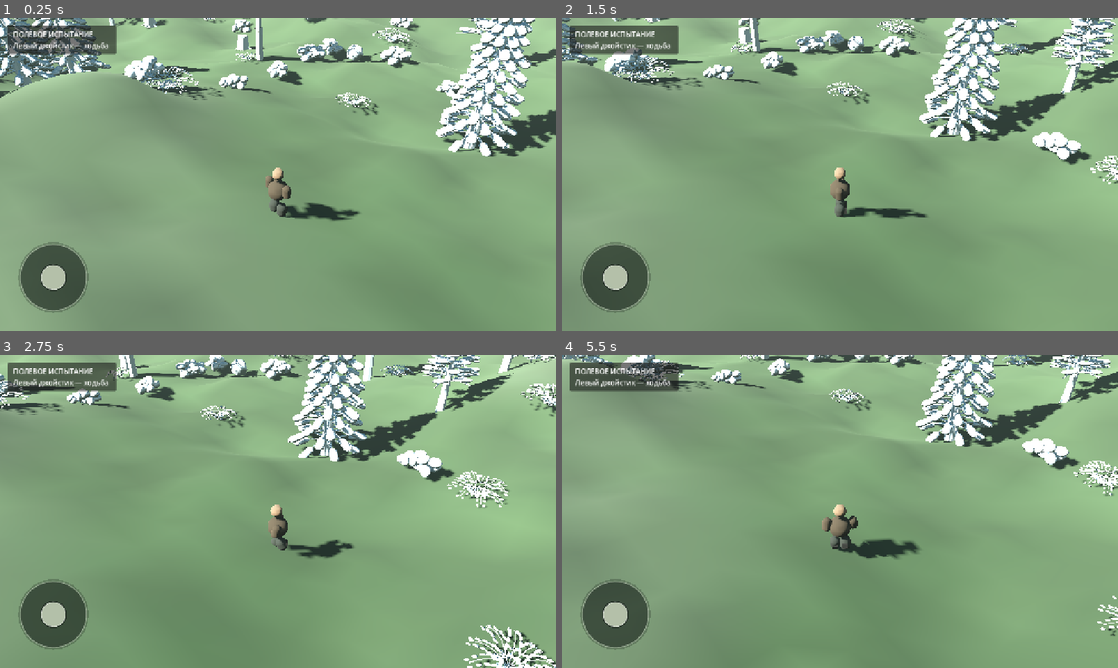
Above: before the commit, frames 1-4 (two rows, left to right).
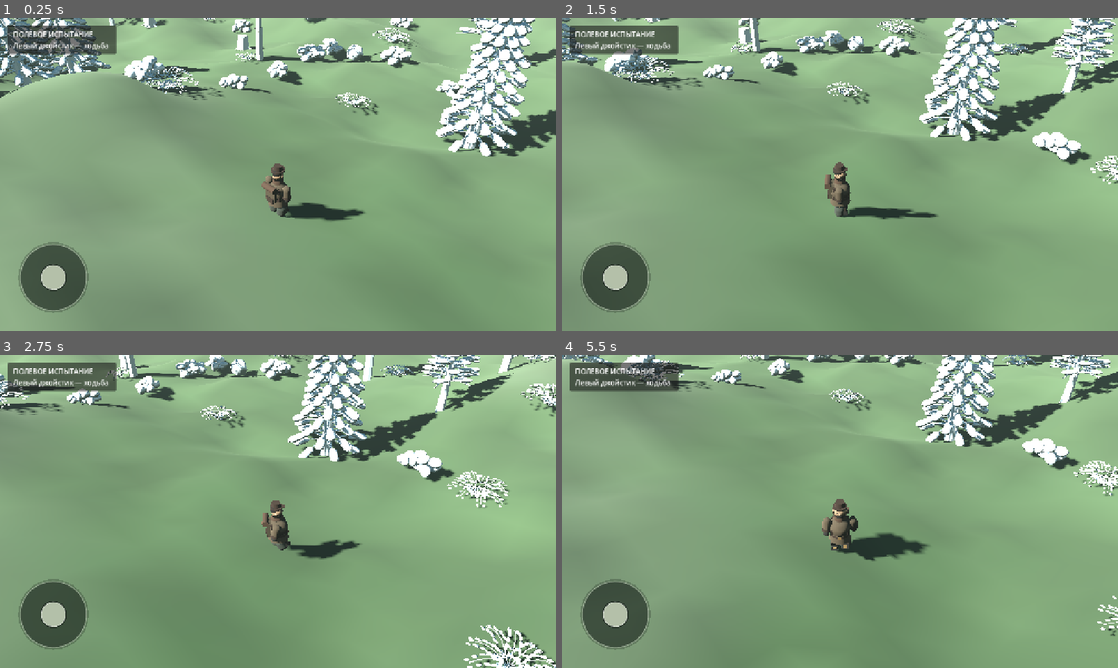
Above: after the commit, the same moments.

Repository: Masuku4129/Game
Game: Godot game, scene res://scenes/main.tscn
Same seed, same stepped clock (60 frames per second), same inputs: the game is played once before the commit and once after it.
Inputs (mouse positions are in pixels of both pictures, inside the frame that each line leads up to):
- Up to frame 1 (0.25 s): no input
- Up to frame 2 (1.5 s): move the mouse to (962, 158) at 0.52 s; hold Right (ui_right) 0.53-1.25 s; click (962, 158) at 0.67 s; drag from (728, 190) to (812, 237) at 1.27 s
- Up to frame 3 (2.75 s): move the mouse to (333, 442) at 2.02 s; hold Right (ui_right) from 2.03 s (still down)
- Up to frame 4 (5.5 s): release Right (ui_right) at 2.75 s; drag from (812, 574) to (673, 464) at 2.77 s; move the mouse to (1006, 558) at 3.52 s; hold Left (ui_left) 3.53-4.25 s; drag from (673, 464) to (756, 433) at 4.27 s; move the mouse to (867, 511) at 5.02 s; hold Down (ui_down) from 5.03 s (still down); click (867, 511) at 5.17 s

The runs differ from the first frame. In frame 1, 0.5% of the frame differs, in the area x 47-66%, y 46-65%; in frame 2, 0.4%; in frame 3, 0.4%; in frame 4, 0.6%, in the area x 46-66%, y 46-66%.

Commit message:
Build detailed seasonal 19th-century explorer character rig

Diff:
--- a/scripts/animation/procedural_humanoid.gd
+++ b/scripts/animation/procedural_humanoid.gd
@@ -1,7 +1,5 @@
 extends Node3D
-## Lightweight procedural humanoid gait prototype.
-## This is an articulated mesh rig, deliberately kept asset-free for CI testing.
-## It can later be replaced by a retargeted Skeleton3D without changing the player API.
+## Articulated 19th-century field explorer with layered clothing and seasonal gear.
 
 const LIMB_SWING := 0.62
 const STEP_LIFT := 0.16
@@ -11,17 +9,48 @@
 var gait_weight := 0.0
 var target_speed := 0.0
 var target_slope := 0.0
-
 var torso: Node3D
 var head: Node3D
 var left_arm: Node3D
 var right_arm: Node3D
 var left_leg: Node3D
 var right_leg: Node3D
+var clothing: StandardMaterial3D
+var trousers: StandardMaterial3D
+var scarf: StandardMaterial3D
+var scarf_mesh: MeshInstance3D
+var fur_collar: MeshInstance3D
 
 
 func _ready() -> void:
+	set_process(true)
 	_build_rig()
+
+
+func set_season(season: String) -> void:
+	if clothing == null:
+		return
+	match season:
+		"spring":
+			clothing.albedo_color = Color(0.34, 0.29, 0.21)
+			trousers.albedo_color = Color(0.25, 0.25, 0.21)
+			scarf_mesh.visible = false
+			fur_collar.visible = false
+		"summer":
+			clothing.albedo_color = Color(0.43, 0.37, 0.27)
+			trousers.albedo_color = Color(0.31, 0.30, 0.24)
+			scarf_mesh.visible = false
+			fur_collar.visible = false
+		"autumn":
+			clothing.albedo_color = Color(0.29, 0.23, 0.17)
+			trousers.albedo_color = Color(0.22, 0.22, 0.19)
+			scarf_mesh.visible = true
+			fur_collar.visible = false
+		"winter":
+			clothing.albedo_color = Color(0.22, 0.23, 0.22)
+			trousers.albedo_color = Color(0.19, 0.20, 0.19)
+			scarf_mesh.visible = true
+			fur_collar.visible = true
 
 
 func set_motion(horizontal_speed: float, slope: float) -> void:
@@ -33,14 +62,12 @@
 	gait_weight = move_toward(gait_weight, target_speed, delta * 5.0)
 	if gait_weight > 0.01:
 		phase = fposmod(phase + delta * lerpf(2.0, 9.0, gait_weight), TAU)
-
 	var stride := sin(phase)
 	var counter_stride := sin(phase + PI)
 	var lift_left := maxf(0.0, cos(phase))
 	var lift_right := maxf(0.0, cos(phase + PI))
 	var swing := LIMB_SWING * gait_weight
 	var breath := sin(Time.get_ticks_msec() * 0.0018) * IDLE_BREATH
-
 	torso.position.y = breath + absf(stride) * 0.035 * gait_weight
 	torso.rotation.x = -target_slope * 0.18 * gait_weight
 	head.rotation.x = -torso.rotation.x * 0.45
@@ -55,73 +82,139 @@
 
 
 func _build_rig() -> void:
-	var clothing := _material(Color(0.31, 0.25, 0.18))
-	var trousers := _material(Color(0.22, 0.23, 0.19))
+	clothing = _material(Color(0.31, 0.25, 0.18))
+	trousers = _material(Color(0.22, 0.23, 0.19))
 	var skin := _material(Color(0.63, 0.48, 0.36))
 	var boots := _material(Color(0.12, 0.10, 0.08))
+	var leather := _material(Color(0.19, 0.12, 0.075))
+	var brass := _material(Color(0.52, 0.39, 0.22))
+	scarf = _material(Color(0.29, 0.20, 0.14))
+	var hair := _material(Color(0.095, 0.065, 0.045))
+	var pack := _material(Color(0.27, 0.22, 0.15))
+	var dark := _material(Color(0.055, 0.045, 0.035))
 
 	torso = Node3D.new()
 	torso.name = "Torso"
 	add_child(torso)
-	_add_capsule(torso, Vector3(0.0, 0.08, 0.0), Vector3(0.34, 0.58, 0.22), clothing)
+	_add_capsule(torso, Vector3(0, 0.08, 0), Vector3(0.34, 0.58, 0.22), clothing)
+	_add_cylinder(torso, Vector3(0, -0.18, 0), 0.29, 0.35, 0.38, clothing)
+	_add_cylinder(torso, Vector3(0, -0.12, 0), 0.31, 0.32, 0.075, leather)
+	_add_box(torso, Vector3(0, -0.12, -0.325), Vector3(0.105, 0.085, 0.035), brass)
+	_add_box(torso, Vector3(-0.19, 0.02, -0.218), Vector3(0.13, 0.16, 0.035), leather)
+	_add_box(torso, Vector3(0.19, 0.02, -0.218), Vector3(0.13, 0.16, 0.035), leather)
+	for button_y in [0.27, 0.13, -0.01]:
+		_add_sphere(torso, Vector3(0, button_y, -0.226), 0.022, brass)
+
+	scarf_mesh = _add_cylinder(torso, Vector3(0, 0.49, 0), 0.17, 0.19, 0.13, scarf)
+	fur_collar = _add_sphere(torso, Vector3(0, 0.48, 0), 0.205, brass)
+	fur_collar.scale = Vector3(1.0, 0.38, 1.0)
+	fur_collar.visible = false
+
+	# Canvas pack, leather straps, pockets and a rolled bedroll.
+	_add_box(torso, Vector3(0, 0.08, 0.255), Vector3(0.40, 0.50, 0.19), pack)
+	_add_box(torso, Vector3(0, -0.12, 0.365), Vector3(0.29, 0.19, 0.045), leather)
+	_add_box(torso, Vector3(-0.225, 0.08, 0.18), Vector3(0.07, 0.46, 0.07), leather)
+	_add_box(torso, Vector3(0.225, 0.08, 0.18), Vector3(0.07, 0.46, 0.07), leather)
+	_add_box(torso, Vector3(-0.22, -0.06, 0.12), Vector3(0.12, 0.18, 0.12), pack)
+	_add_box(torso, Vector3(0.22, -0.06, 0.12), Vector3(0.12, 0.18, 0.12), pack)
+	var bedroll := _add_cylinder(torso, Vector3(0, 0.39, 0.39), 0.105, 0.105, 0.52, scarf)
+	bedroll.rotation.z = PI * 0.5
 
 	head = Node3D.new()
 	head.name = "Head"
-	head.position = Vector3(0.0, 0.72, 0.0)
+	head.position = Vector3(0, 0.72, 0)
 	torso.add_child(head)
-	_add_sphere(head, Vector3(0.0, 0.0, 0.0), 0.19, skin)
-
-	left_arm = _make_limb("LeftArm", Vector3(-0.39, 0.43, 0.0), Vector3(0.13, 0.48, 0.13), clothing)
-	right_arm = _make_limb("RightArm", Vector3(0.39, 0.43, 0.0), Vector3(0.13, 0.48, 0.13), clothing)
+	_add_sphere(head, Vector3.ZERO, 0.19, skin)
+	_add_sphere(head, Vector3(0, -0.12, -0.055), 0.125, hair)
+	_add_sphere(head, Vector3(0, 0.095, 0.035), 0.175, hair)
+	_add_sphere(head, Vector3(0, -0.015, -0.174), 0.038, skin)
+	_add_sphere(head, Vector3(-0.067, 0.04, -0.153), 0.018, dark)
+	_add_sphere(head, Vector3(0.067, 0.04, -0.153), 0.018, dark)
+	_add_sphere(head, Vector3(-0.18, 0, 0), 0.047, skin)
+	_add_sphere(head, Vector3(0.18, 0, 0), 0.047, skin)
+	_add_cylinder(head, Vector3(0, 0.16, 0), 0.205, 0.205, 0.045, leather)
+	_add_cylinder(head, Vector3(0, 0.245, 0.015), 0.135, 0.16, 0.16, leather)
+	_add_box(head, Vector3(0, 0.17, -0.18), Vector3(0.16, 0.035, 0.12), leather)
+
+	left_arm = _make_limb("LeftArm", Vector3(-0.39, 0.43, 0), Vector3(0.13, 0.48, 0.13), clothing)
+	right_arm = _make_limb("RightArm", Vector3(0.39, 0.43, 0), Vector3(0.13, 0.48, 0.13), clothing)
 	torso.add_child(left_arm)
 	torso.add_child(right_arm)
-
-	left_leg = _make_limb("LeftLeg", Vector3(-0.17, -0.43, 0.0), Vector3(0.17, 0.48, 0.18), trousers)
-	right_leg = _make_limb("RightLeg", Vector3(0.17, -0.43, 0.0), Vector3(0.17, 0.48, 0.18), trousers)
+	for arm in [left_arm, right_arm]:
+		_add_cylinder(arm, Vector3(0, -0.40, 0), 0.13, 0.14, 0.09, leather)
+		_add_sphere(arm, Vector3(0, -0.53, -0.015), 0.095, boots)
+
+	left_leg = _make_limb("LeftLeg", Vector3(-0.17, -0.43, 0), Vector3(0.17, 0.48, 0.18), trousers)
+	right_leg = _make_limb("RightLeg", Vector3(0.17, -0.43, 0), Vector3(0.17, 0.48, 0.18), trousers)
 	torso.add_child(left_leg)
 	torso.add_child(right_leg)
-	_add_box(left_leg, Vector3(0.0, -0.25, -0.045), Vector3(0.18, 0.12, 0.34), boots)
-	_add_box(right_leg, Vector3(0.0, -0.25, -0.045), Vector3(0.18, 0.12, 0.34), boots)
+	for leg in [left_leg, right_leg]:
+		_add_box(leg, Vector3(0, -0.10, -0.165), Vector3(0.20, 0.14, 0.035), leather)
+		_add_box(leg, Vector3(0, -0.25, -0.045), Vector3(0.19, 0.15, 0.34), boots)
+		_add_box(leg, Vector3(0, -0.33, -0.08), Vector3(0.205, 0.045, 0.37), dark)
+		for lace_y in [-0.22, -0.26, -0.30]:
+			_add_box(leg, Vector3(0, lace_y, -0.221), Vector3(0.10, 0.012, 0.012), brass)
 
 
 func _make_limb(limb_name: String, pivot: Vector3, dimensions: Vector3, material: Material) -> Node3D:
 	var limb := Node3D.new()
 	limb.name = limb_name
 	limb.position = pivot
-	_add_capsule(limb, Vector3(0.0, -0.23, 0.0), dimensions, material)
+	_add_capsule(limb, Vector3(0, -0.23, 0), dimensions, material)
 	return limb
 
 
-func _add_capsule(parent: Node3D, offset: Vector3, dimensions: Vector3, material: Material) -> void:
-	var mesh_instance := MeshInstance3D.new()
+func _add_capsule(parent: Node3D, offset: Vector3, dimensions: Vector3, material: Material) -> MeshInstance3D:
+	var instance := MeshInstance3D.new()
 	var mesh := CapsuleMesh.new()
 	mesh.radius = dimensions.x
 	mesh.height = maxf(dimensions.y, dimensions.x * 2.0)
-	mesh_instance.mesh = mesh
-	mesh_instance.position = offset
-	mesh_instance.material_override = material
-	parent.add_child(mesh_instance)
-
-
-func _add_sphere(parent: Node3D, offset: Vector3, radius: float, material: Material) -> void:
-	var mesh_instance := MeshInstance3D.new()
+	mesh.radial_segments = 12
+	mesh.rings = 6
+	instance.mesh = mesh
+	instance.position = offset
+	instance.material_override = material
+	parent.add_child(instance)
+	return instance
+
+
+func _add_sphere(parent: Node3D, offset: Vector3, radius: float, material: Material) -> MeshInstance3D:
+	var instance := MeshInstance3D.new()
 	var mesh := SphereMesh.new()
 	mesh.radius = radius
 	mesh.height = radius * 2.0
-	mesh_instance.mesh = mesh
-	mesh_instance.position = offset
-	mesh_instance.material_override = material
-	parent.add_child(mesh_instance)
-
-
-func _add_box(parent: Node3D, offset: Vector3, dimensions: Vector3, material: Material) -> void:
-	var mesh_instance := MeshInstance3D.new()
+	mesh.radial_segments = 12
+	mesh.rings = 8
+	instance.mesh = mesh
+	instance.position = offset
+	instance.material_override = material
+	parent.add_child(instance)
+	return instance
+
+
+func _add_box(parent: Node3D, offset: Vector3, dimensions: Vector3, material: Material) -> MeshInstance3D:
+	var instance := MeshInstance3D.new()
 	var mesh := BoxMesh.new()
 	mesh.size = dimensions
-	mesh_instance.mesh = mesh
-	mesh_instance.position = offset
-	mesh_instance.material_override = material
-	parent.add_child(mesh_instance)
+	instance.mesh = mesh
+	instance.position = offset
+	instance.material_override = material
+	parent.add_child(instance)
+	return instance
+
+
+func _add_cylinder(parent: Node3D, offset: Vector3, top_radius: float, bottom_radius: float, height: float, material: Material) -> MeshInstance3D:
+	var instance := MeshInstance3D.new()
+	var mesh := CylinderMesh.new()
+	mesh.top_radius = top_radius
+	mesh.bottom_radius = bottom_radius
+	mesh.height = height
+	mesh.radial_segments = 16
+	instance.mesh = mesh
+	instance.position = offset
+	instance.material_override = material
+	parent.add_child(instance)
+	return instance
 
 
 func _material(color: Color) -> StandardMaterial3D:
